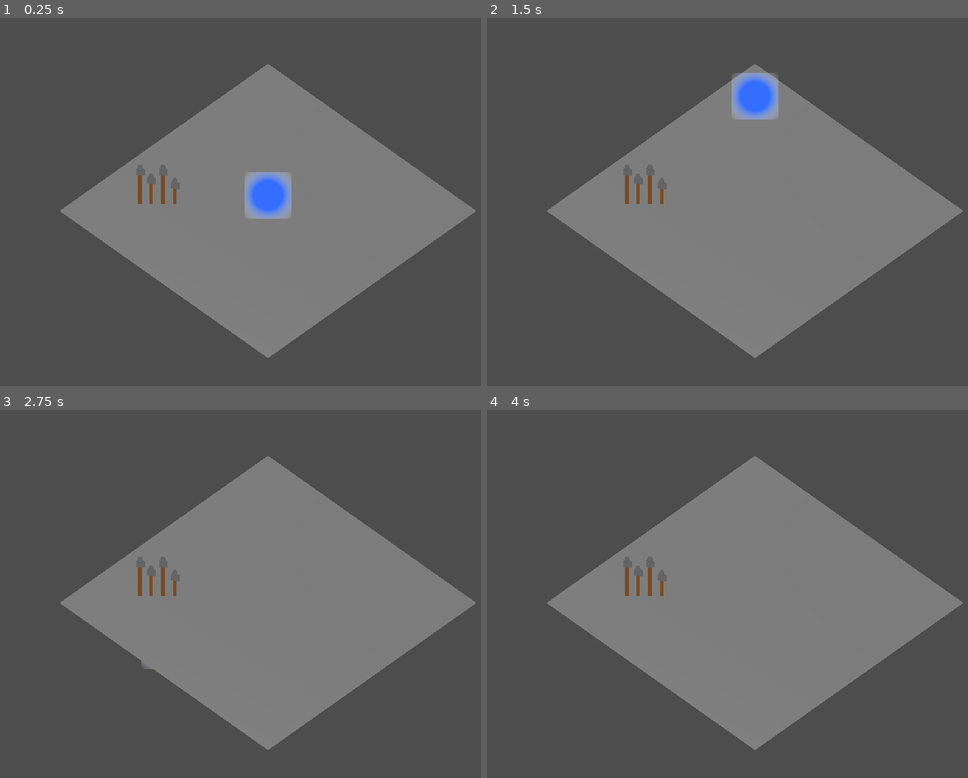
Above: before the commit, frames 1-4 (two rows, left to right).
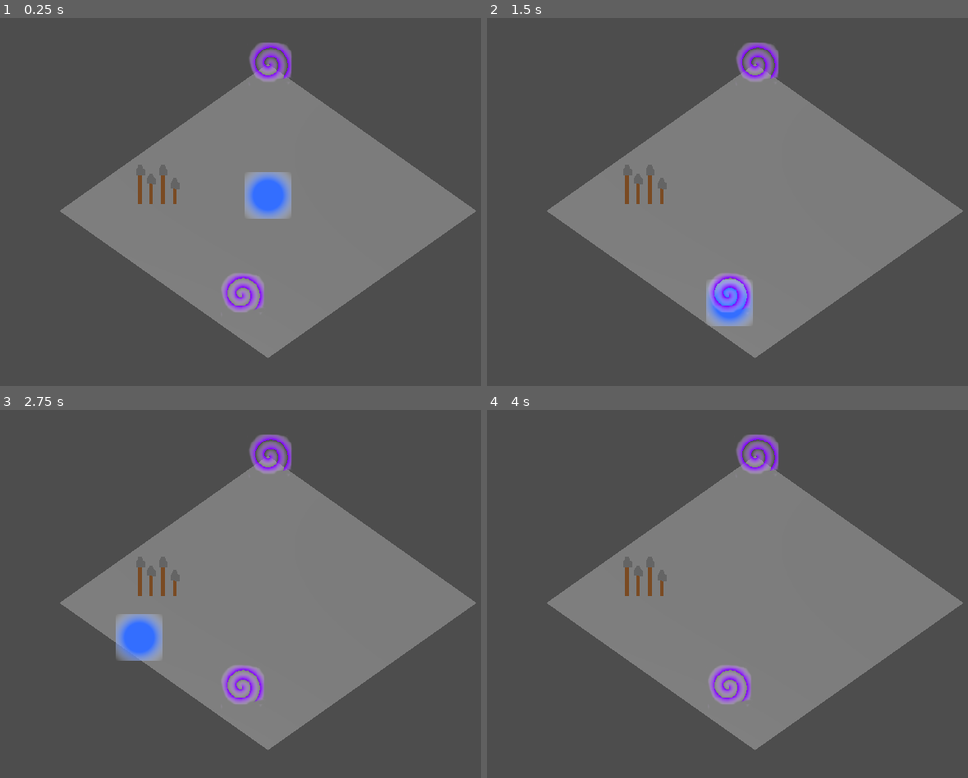
Above: after the commit, the same moments.

Repository: Hazematman/GGJ2025
Game: Godot game, scene res://game.tscn
Two runs of this game, one before a commit and one after it. Both use one fixed random seed, a clock stepped at 60 frames per second and the inputs below.
Inputs:
- Up to frame 1 (0.25 s): no input
- Up to frame 2 (1.5 s): tap Enter (ui_accept) at 0.5, 0.77 s; hold Up (ui_up) from 0.53 s (still down)
- Up to frame 3 (2.75 s): tap Enter (ui_accept) at 1.52 s; release Up (ui_up) at 2.03 s; hold Left (ui_left) from 2.03 s (still down)
- Up to frame 4 (4 s): tap Enter (ui_accept) at 3.02, 3.77 s; release Left (ui_left) at 3.53 s; hold Down (ui_down) from 3.53 s (still down)

The runs differ from the first frame. In frame 1, 1.4% of the frame differs, in the area x 46-61%, y 6-80%; in frame 2, 3.1%, in the area x 45-61%, y 6-84%; in frame 3, 2.6%; in frame 4, 1.4%.

Commit message:
Añadir portal basico

Diff:
--- a/game.tscn
+++ b/game.tscn
@@ -1,7 +1,8 @@
-[gd_scene load_steps=5 format=3 uid="uid://bnkxde3v6a63m"]
+[gd_scene load_steps=6 format=3 uid="uid://bnkxde3v6a63m"]
 
 [ext_resource type="PackedScene" uid="uid://dhl4dlwx751ji" path="res://jugador.tscn" id="1_023fh"]
 [ext_resource type="PackedScene" uid="uid://bukbegwo1hv80" path="res://pincho.tscn" id="2_gmflv"]
+[ext_resource type="PackedScene" uid="uid://bhm3q7oo8pjet" path="res://portal.tscn" id="3_3tpu4"]
 
 [sub_resource type="PlaneMesh" id="PlaneMesh_bb8d1"]
 
@@ -32,4 +33,12 @@
 [node name="Pincho" parent="." instance=ExtResource("2_gmflv")]
 transform = Transform3D(1, 0, 0, 0, 1, 0, 0, 0, 1, -0.562503, 0.25, 0.498212)
 
+[node name="Portal" parent="." node_paths=PackedStringArray("destino") instance=ExtResource("3_3tpu4")]
+transform = Transform3D(1, 0, 0, 0, 1, 0, 0, 0, 1, 0.620492, 0.25, 0.86491)
+destino = NodePath("../Portal2")
+
+[node name="Portal2" parent="." node_paths=PackedStringArray("destino") instance=ExtResource("3_3tpu4")]
+transform = Transform3D(1, 0, 0, 0, 1, 0, 0, 0, 1, -0.812912, 0.25, -0.835683)
+destino = NodePath("../Portal")
+
 [connection signal="mata" from="Jugador" to="Jugador" method="_on_mata"]
--- /dev/null
+++ b/portal.gd
@@ -0,0 +1,21 @@
+extends Area3D
+
+@export var destino: Node3D
+@export var portal_cooldown: float = 0.5
+
+var puede_portal = true
+
+func _ready() -> void:
+	assert(destino != null)
+
+func _on_body_entered(body: Node3D) -> void:
+	if puede_portal:
+		destino.empieza_cooldown()
+		body.position = destino.position
+
+func empieza_cooldown() -> void:
+	puede_portal = false
+	$Timer.start(portal_cooldown)
+
+func _on_timer_timeout() -> void:
+	puede_portal = true
--- /dev/null
+++ b/portal.tscn
@@ -0,0 +1,27 @@
+[gd_scene load_steps=4 format=3 uid="uid://bhm3q7oo8pjet"]
+
+[ext_resource type="Script" path="res://portal.gd" id="1_xp0cq"]
+[ext_resource type="Texture2D" uid="uid://dv6wsbjhxblco" path="res://portal.png" id="2_25362"]
+
+[sub_resource type="BoxShape3D" id="BoxShape3D_ovf6a"]
+size = Vector3(0.15, 0.5, 0.15)
+
+[node name="Portal" type="Area3D"]
+transform = Transform3D(1, 0, 0, 0, 1, 0, 0, 0, 1, 0, 0.25, 0)
+collision_layer = 2
+collision_mask = 2
+script = ExtResource("1_xp0cq")
+
+[node name="Sprite3D" type="Sprite3D" parent="."]
+pixel_size = 0.005
+billboard = 1
+texture_filter = 0
+texture = ExtResource("2_25362")
+
+[node name="CollisionShape3D" type="CollisionShape3D" parent="."]
+shape = SubResource("BoxShape3D_ovf6a")
+
+[node name="Timer" type="Timer" parent="."]
+
+[connection signal="body_entered" from="." to="." method="_on_body_entered"]
+[connection signal="timeout" from="Timer" to="." method="_on_timer_timeout"]
Binary file added: portal.png
Not shown, added: portal.png.import
Not shown, added: portal.xcf
